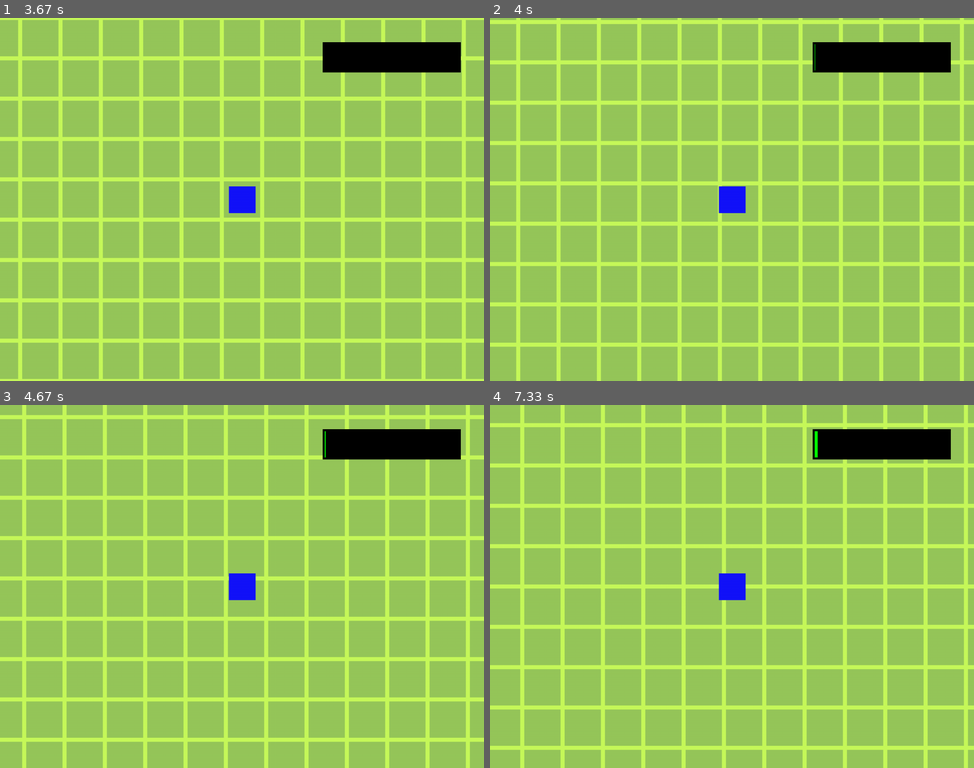
Above: before the commit, frames 1-4 (two rows, left to right).
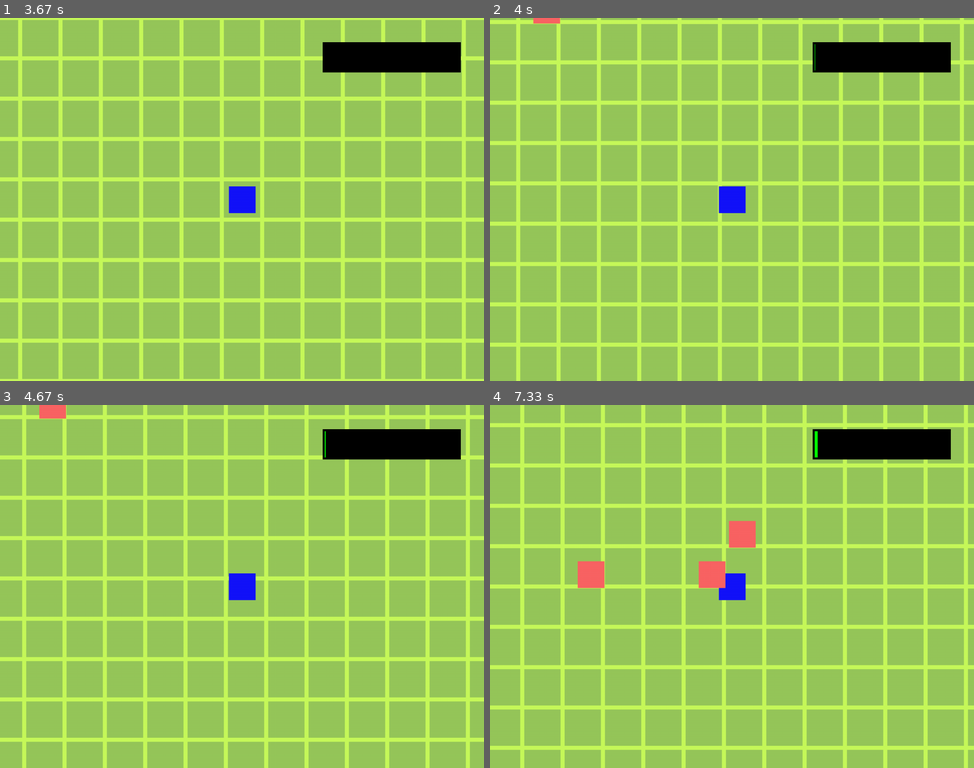
Above: after the commit, the same moments.

Repository: Hariokl/Pygame-2023
Game: pygame game, started from main.py
Same seed, same stepped clock (60 frames per second), same inputs: the game is played once before the commit and once after it.
Inputs (mouse positions are in pixels of both pictures, inside the frame that each line leads up to):
- Up to frame 1 (3.67 s): hold D 0.33-0.8 s; click (222, 214) at 0.88 s; hold W 1.17-1.47 s; move the mouse to (396, 188) at 1.2 s; hold D 1.5-1.97 s; hold A 2-2.53 s; hold S 2.57-2.87 s; hold A 2.9-3.3 s; hold W from 3.33 s (still down)
- Up to frame 2 (4 s): release W at 3.7 s; hold D from 3.73 s (still down)
- Up to frame 3 (4.67 s): release D at 4.37 s; hold S from 4.4 s (still down)
- Up to frame 4 (7.33 s): release S at 4.77 s; hold A 4.8-5.27 s; hold D 5.3-5.77 s; hold W 5.8-6.1 s; hold D 6.13-6.6 s; hold A 6.63-7.17 s; hold S from 7.2 s (still down)

Frame 1 is identical in both runs. In frame 2, less than 0.1% of the frame differs, in the area x 8-15%, y 0-2%; in frame 3, 0.2%; in frame 4, 1.3%, in the area x 18-55%, y 31-51%.

Commit message:
Some improvements

Diff:
--- a/enemy.py
+++ b/enemy.py
@@ -27,6 +27,8 @@
         self.hp = hp
         self.max_hp = hp
         self.act_max_hp = hp * 10
+
+        print("Spawn Mob")
 
     def update(self):
         # positions
--- a/levels.py
+++ b/levels.py
@@ -9,18 +9,19 @@
     level = None
 
     def __init__(self):
-        self.spawn_rate = 0.05  # for practical
-        # self.spawn_rate = 1  # for tests
+        self.spawn_rate = 0.1
         self.level = 1
         self.time = 0
 
-        self.max_number_of_monsters = 50
+        self.max_number_of_monsters = 3000
         self.number_of_monsters = 0
         self.number_of_kills = 100
         self.monsters_standard_hp = 10
         self.monsters_hp = self.monsters_standard_hp
         self.amplifier = 1.01
-        self.monsters_spawn_time = 10  # 10 * 0.99**x
+        self.spawn_max_per_frame = 2
+        self.spawn_per_frame = 0
+        self.monsters_spawn_time = 1  # 10 * 0.99**x
         # y = 10 / ( x / 100 + 1) - func to measure time to spawn monster
         Level.level = self
 
@@ -31,10 +32,10 @@
         self.monsters_spawn_time -= time_passed
         if self.monsters_spawn_time <= 0:
             self.monsters_hp = (self.monsters_standard_hp * self.level) * self.amplifier ** self.time
-            self.spawn_rate = 1 - 0.985 ** self.time  # for practical
-            # self.spawn_rate = 1  # for tests
+            # self.spawn_rate = 1 - 0.985 ** self.time
             [ms.update() for ms in MonsterSpawner.monsterSpawners]
-            self.monsters_spawn_time = 10 / (self.time / 150 + 1)
+            self.monsters_spawn_time = 4 / (self.time / 150 + 1)
+            self.spawn_per_frame = 0
 
 
 class MonsterSpawner:
@@ -53,7 +54,12 @@
         # if not (((st.WIDTH // 2 - self.t_pos[0]*st.TILES_WH) // st.TILES_WH) ** 2 + \
         #         ((st.HEIGHT // 2 - self.t_pos[1]*st.TILES_WH) // st.TILES_WH) ** 2 <= radius):
         #     return
+
+        # if level.spawn_per_frame >= level.spawn_max_per_frame:
+        #     return
+        # level.spawn_per_frame += 1
+        where = ((self.t_pos[0] - st.WIDTH // st.TILES_WH) ** 2 + (self.t_pos[1] - st.HEIGHT // st.TILES_WH) ** 2) / 10
         if level.number_of_monsters < level.max_number_of_monsters:
-            if random() <= level.spawn_rate:
+            if random() * where <= level.spawn_rate:
                 spawn_enemies([self.t_pos], level.monsters_hp)
                 level.number_of_monsters += 1
--- a/settings.py
+++ b/settings.py
@@ -11,7 +11,7 @@
     FPS = 60
 
     # number of different objects on map at the same time
-    n = 100 * 10
+    n = 4 * 1000
 
     display = pg.display.set_mode((WIDTH, HEIGHT))
     gui_display = pg.Surface((WIDTH, HEIGHT), pg.SRCALPHA, 32)
